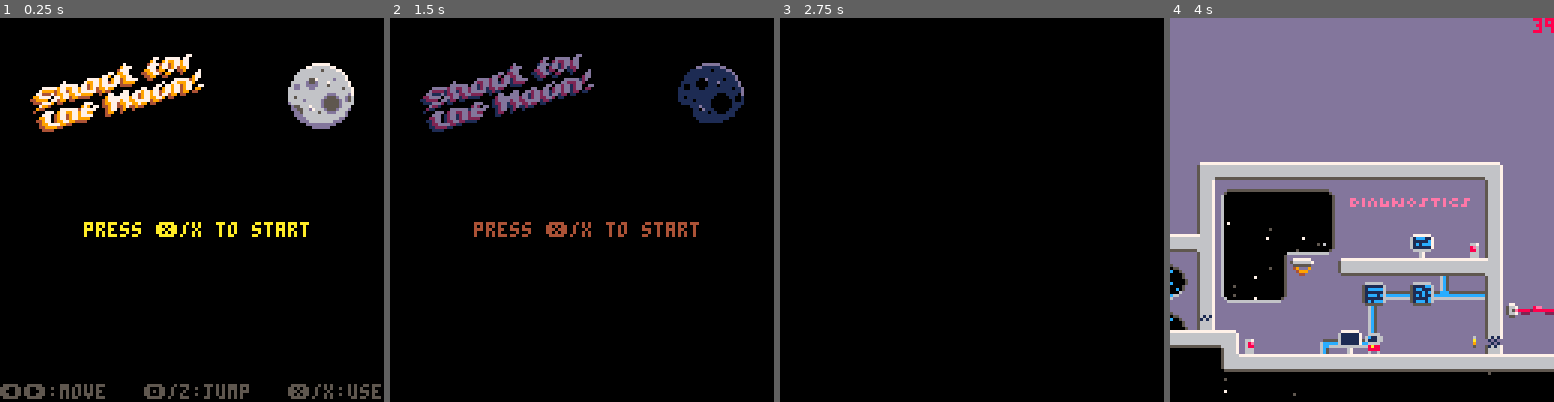
Above: before the commit, frames 1-4 (left to right).
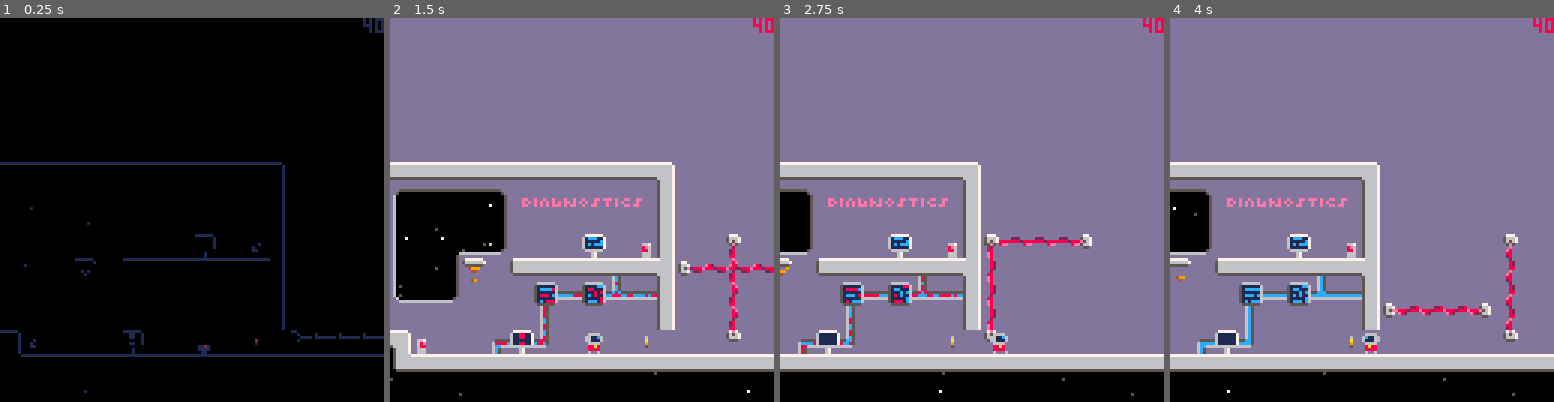
Above: after the commit, the same moments.

Repository: jgradim/gameoff-2020
Game: PICO-8 cartridge moonshot.p8
The game is run twice, just before and just after one commit, with the same random seed, the same clock (stepped at 60 frames per second) and the same inputs.
Inputs:
- Up to frame 1 (0.25 s): no input
- Up to frame 2 (1.5 s): tap X (X key) at 0.33, 1.07 s; tap O (Z key) at 0.7 s
- Up to frame 3 (2.75 s): hold Right 1.6-2.1 s; tap O (Z key) at 1.7, 2.1, 2.5 s; tap X (X key) at 1.85 s; hold Up 2.15-2.42 s; hold Right from 2.47 s (still down)
- Up to frame 4 (4 s): tap O (Z key) at 2.9, 3.3, 3.7 s; tap X (X key) at 2.97 s; release Right at 3.03 s; hold Left 3.08-3.58 s; hold Down 3.63-3.97 s

The runs differ from the first frame. In frame 1, 11% of the frame differs, in the area x 0-100%, y 0-100%; in frame 2, 84%; in frame 3, 91%, in the area x 0-100%, y 0-99%; in frame 4, 25%.

Commit message:
wip: player unlocker
- [x] adjust first gap width for easier jump
- [x] move lasers and checkpoints to tab 3

Diff:
--- a/moonshot.p8
+++ b/moonshot.p8
@@ -77,6 +77,9 @@
  63,63,63,63,63,62,63,63,
  62,63,63,63,63,63,63,
 }
+anim_player_unlocker={
+ 5,1,5,1,5,1,3,1
+}
 
 ------------------
 ---rect sprites---
@@ -111,138 +114,6 @@
 rect_title={
  x=0,y=96,w=121,h=57
 }
-
-function lerp(from,to,perc)
- return (1-perc)*to+perc*from;
-end
-
-function move_smooth(
- e,from,to,spd
-)
- local x=from[1]
- local y=from[2]
- local dx=(to[1]-from[1])+.5
- local dy=(to[2]-from[2])+.5
-
- --TODO: remove t()
- local f=ef_smooth(
-  abs(t()%spd-(spd/2))/(spd/2)
- )
-
- e.x+=bucket(x+dx*f-e.x)
- e.y+=bucket(y+dy*f-e.y)
-end
-
-function init_laser(
- from,to,dir,len
-)
- local s=2
- local m=8
- local h=14
-
- from=from or {0,0}
- to=to or {0,0}
- dir=dir or "h"
- len=len or 0
-
- return init_interactable({
-  sp=dir=="h" and sp_laser_h
-   or sp_laser_v,
-  x=from[1],
-  y=from[2],
-  from=from,
-  to=to,
-  dir=dir,
-  len=len,
-  anim={1,2,3,4,5,6,7,8},--frame
-  anim_cursor=1,
-  frame=1,
-  w=dir=="h" and len or 4,
-  h=dir=="v" and len or 4,
-  pals={
-   [1]={h,m,s,s,s,s,m,h},
-   [2]={h,h,m,s,s,s,s,m},
-   [3]={m,h,h,m,s,s,s,s},
-   [4]={s,m,h,h,m,s,s,s},
-   [5]={s,s,m,h,h,m,s,s},
-   [6]={s,s,s,m,h,h,m,s},
-   [7]={s,s,s,s,m,h,h,m},
-   [9]={m,s,s,s,s,m,h,h},
-  },
-
-  on=true,
-
-  on_collide=function(l)
-   --printh("laser collided"..t())
-  end,
-  --collide=block,
-
-  on_update=function(l)
-   animate(l,1.5,true,"frame")
-
-   move_smooth(
-    l,l.from,l.to,5
-   )
-  end,
-
-  draw=function(l)
-   if (l.dir=="h") l:draw_h()
-   if (l.dir=="v") l:draw_v()
-  end,
-
-  draw_h=function(l)
-   local x=l.x+4
-   local y=l.y+2
-   local lhl=rect_laser_h_l
-   local lhr=rect_laser_h_r
-
-   if l.on then
-    for c1,p in pairs(l.pals) do
-     pal(c1,p[l.anim[l.frame]])
-    end
-    for i=0,l.len\8-1 do
-     spr(sp_laser_h,l.x+i*8,l.y)
-    end
-    pal()
-   end
-
-   sspr(
-    lhl.x,lhl.y,lhl.w,lhl.h,
-    l.x,l.y
-   )
-   sspr(
-    lhr.x,lhr.y,lhr.w,lhr.h,
-    l.x+l.len,l.y
-   )
-  end,
-
-  draw_v=function(l)
-   local x=l.x+4
-   local y=l.y+2
-   local lvu=rect_laser_v_u
-   local lvd=rect_laser_v_d
-
-   if l.on then
-    for c1,p in pairs(l.pals) do
-     pal(c1,p[l.anim[l.frame]])
-    end
-    for i=0,l.len\8-1 do
-     spr(sp_laser_v,l.x,l.y+i*8)
-    end
-    pal()
-   end
-
-   sspr(
-    lvu.x,lvu.y,lvu.w,lvu.h,
-    l.x,l.y
-   )
-   sspr(
-    lvd.x,lvd.y,lvd.w,lvd.h,
-    l.x,l.y+l.len
-   )
-  end,
- })
-end
 
 -------------------
 ---palette swaps---
@@ -309,57 +180,6 @@
  },
 }
 
------------------
----checkpoints---
------------------
-
-function set_checkpoint(x,y)
- checkpoint={
-  x=x,
-  y=y,
-  restore=function(c)
-   local p=player()
-   p.x=x
-   p.y=y
-   p.dx=0
-   p.dy=0
-   cam:shake()
-  end,
- }
-end
-
-checkpoint={}
-set_checkpoint(59*8,25*8)
-
-function init_checkpoint(x,y)
- return init_interactable({
-  sp=sp_checkpoint,
-  x=x,
-  y=y,
-  anim=anim_checkpoint,
-  anim_cursor=1,
-
-  on_collide=function(c)
-   set_checkpoint(c.x,c.y)
-  end,
-
-  on_update=function(c)
-   animate(c,2,true)
-  end,
-
-  draw=function(c)
-   local curr=c.x==checkpoint.x
-    and c.y==checkpoint.y
-
-   with_pal(
-    curr and pal_checkpoint_on
-     or pal_checkpoint_off,
-    sprfn(c.sp,c.x,c.y)
-   )
-  end,
- },opts)
-end
-
 ------------------
 ---sprite flags---
 ------------------
@@ -500,6 +320,9 @@
  -----------------
  local cp_corridor=
   init_checkpoint(47*8,30*8)
+
+ local cp_dbljmp=
+  init_checkpoint(1*8,18*8)
 
  ---------------
  --diagnostics--
@@ -656,8 +479,8 @@
  --------------------------
  dbljmp_plt=init_platform(
    9*8,16*8,
-   9*8,25*8,
-   false
+   9*8,26*8,
+   true
  )
 
  dbljmp_door=
@@ -670,7 +493,7 @@
    sp=sp_button_left,
    sp_pal=pal_button_off,
    x=7*8,
-   y=18*8,
+   y=15*8,
    tooltip="❎",
 
    active=false,
@@ -689,9 +512,10 @@
   end,
   })
 
- dbljump_btn_broken=
-  init_animated({
-  })
+ dbljmp_player_unlock=
+  init_player_unlocker(
+   3,18,p_colors.yellow
+  )
 
  -------------------
  ---glider unlock---
@@ -704,9 +528,10 @@
  return {
   --checkpoints
   cp_corridor,
+  cp_dbljmp,
 
   -- dianostics
-  diag_jammed_door,
+  --diag_jammed_door,
   diag_screen_warn,
   diag_door,
   diag_plt,
@@ -718,15 +543,15 @@
   shaft_l1_plt,
   shaft_l1_btn,
 
+  -- corridor
+  corridor_hole,
+  corridor_btn,
+
   -- double jumper
   dbljmp_plt,
   dbljmp_door,
   dbljump_btn,
   dbljmp_player_unlock,
-
-  -- corridor
-  corridor_hole,
-  corridor_btn,
 
   --laser
   init_laser(
@@ -747,7 +572,7 @@
 ---title scene---
 -----------------
 
-start_game_at=nil
+start_game_at=0
 
 scene_title={
  start_at=nil,
@@ -811,6 +636,8 @@
  init=function()
   --btnp never repeats
   poke(0x5f5c,255)
+
+  set_checkpoint(65*8,28*8)
 
   --players
   players={
@@ -1964,6 +1791,210 @@
    then play_sfx("door_open")
    else play_sfx("door_close")
    end
+end
+
+-----------------
+---checkpoints---
+-----------------
+
+checkpoint={}
+
+function set_checkpoint(x,y)
+ checkpoint={
+  x=x,
+  y=y,
+  restore=function(c)
+   local p=player()
+   p.x=x
+   p.y=y
+   p.dx=0
+   p.dy=0
+   cam:shake()
+  end,
+ }
+end
+
+function init_checkpoint(x,y)
+ return init_interactable({
+  sp=sp_checkpoint,
+  x=x,
+  y=y,
+  anim=anim_checkpoint,
+  anim_cursor=1,
+
+  on_collide=function(c)
+   set_checkpoint(c.x,c.y)
+  end,
+
+  on_update=function(c)
+   animate(c,2,true)
+  end,
+
+  draw=function(c)
+   local curr=c.x==checkpoint.x
+    and c.y==checkpoint.y
+
+   with_pal(
+    curr and pal_checkpoint_on
+     or pal_checkpoint_off,
+    sprfn(c.sp,c.x,c.y)
+   )
+  end,
+ },opts)
+end
+
+---------------------
+---player unlocker---
+---------------------
+function init_player_unlocker(
+ tx,ty,sp_pal
+)
+ return init_interactable({
+  x=tx*8,
+  y=ty*8,
+  sp=5,
+  sp_pal=sp_pal,
+  anim=anim_player_unlocker,
+  anim_cursor=1,
+
+  unlocked=false,
+
+  on_collide=function(u)
+   u.tooltip="⬆️"
+  end,
+ })
+end
+
+------------
+---lasers---
+------------
+
+function move_smooth(
+ e,from,to,spd
+)
+ local x=from[1]
+ local y=from[2]
+ local dx=(to[1]-from[1])+.5
+ local dy=(to[2]-from[2])+.5
+
+ --TODO: remove t()
+ local f=ef_smooth(
+  abs(t()%spd-(spd/2))/(spd/2)
+ )
+
+ e.x+=bucket(x+dx*f-e.x)
+ e.y+=bucket(y+dy*f-e.y)
+end
+
+function init_laser(
+ from,to,dir,len
+)
+ local s=2
+ local m=8
+ local h=14
+
+ from=from or {0,0}
+ to=to or {0,0}
+ dir=dir or "h"
+ len=len or 0
+
+ return init_interactable({
+  sp=dir=="h" and sp_laser_h
+   or sp_laser_v,
+  x=from[1],
+  y=from[2],
+  from=from,
+  to=to,
+  dir=dir,
+  len=len,
+  anim={1,2,3,4,5,6,7,8},--frame
+  anim_cursor=1,
+  frame=1,
+  w=dir=="h" and len or 4,
+  h=dir=="v" and len or 4,
+  pals={
+   [1]={h,m,s,s,s,s,m,h},
+   [2]={h,h,m,s,s,s,s,m},
+   [3]={m,h,h,m,s,s,s,s},
+   [4]={s,m,h,h,m,s,s,s},
+   [5]={s,s,m,h,h,m,s,s},
+   [6]={s,s,s,m,h,h,m,s},
+   [7]={s,s,s,s,m,h,h,m},
+   [9]={m,s,s,s,s,m,h,h},
+  },
+
+  on=true,
+
+  on_collide=function(l)
+   --printh("laser collided"..t())
+  end,
+  --collide=block,
+
+  on_update=function(l)
+   animate(l,1.5,true,"frame")
+
+   move_smooth(
+    l,l.from,l.to,5
+   )
+  end,
+
+  draw=function(l)
+   if (l.dir=="h") l:draw_h()
+   if (l.dir=="v") l:draw_v()
+  end,
+
+  draw_h=function(l)
+   local x=l.x+4
+   local y=l.y+2
+   local lhl=rect_laser_h_l
+   local lhr=rect_laser_h_r
+
+   if l.on then
+    for c1,p in pairs(l.pals) do
+     pal(c1,p[l.anim[l.frame]])
+    end
+    for i=0,l.len\8-1 do
+     spr(sp_laser_h,l.x+i*8,l.y)
+    end
+    pal()
+   end
+
+   sspr(
+    lhl.x,lhl.y,lhl.w,lhl.h,
+    l.x,l.y
+   )
+   sspr(
+    lhr.x,lhr.y,lhr.w,lhr.h,
+    l.x+l.len,l.y
+   )
+  end,
+
+  draw_v=function(l)
+   local x=l.x+4
+   local y=l.y+2
+   local lvu=rect_laser_v_u
+   local lvd=rect_laser_v_d
+
+   if l.on then
+    for c1,p in pairs(l.pals) do
+     pal(c1,p[l.anim[l.frame]])
+    end
+    for i=0,l.len\8-1 do
+     spr(sp_laser_v,l.x,l.y+i*8)
+    end
+    pal()
+   end
+
+   sspr(
+    lvu.x,lvu.y,lvu.w,lvu.h,
+    l.x,l.y
+   )
+   sspr(
+    lvd.x,lvd.y,lvd.w,lvd.h,
+    l.x,l.y+l.len
+   )
+  end,
+ })
 end
 
 -->8
@@ -2941,7 +2972,7 @@
 a257797c795850797979797979797979797979797979797979797979797979797979797979797979797979507979797a79507979797979797979797979797979797979797979797979797979797979797979797979797979797979797979797979797979797979797979797979797979797979797979797979797979797979a3
 a27b4749477b5271797979797979797979797979797979797979797979797979797979797979797979797950796a797979507979797979797979797979797979797979797979797979797979797979797979797979797979797979797979797979797979797979797979797979797979797979797979797979797979797979a3
 a27747477c785079797979797979797979797979797979797979797979797979797979797979797979797950795779797950797979797979797979797979797979797979797979797979797979797979797979797979797979797979797979797979797979797979797979797979797979797979797979797979797979798493
-a209057958797979797979797979797979797979797979797979797979797979797979797979797979797950795879797950797979797979797979797979797979797979797979797979797979797979797979797979797979797979797979797979797979797979797979797979797979797979797979797979797984a49300
+a279797958797979797979797979797979797979797979797979797979797979797979797979797979797950795879797950797979797979797979797979797979797979797979797979797979797979797979797979797979797979797979797979797979797979797979797979797979797979797979797979797984a49300
 92a4a4a4a4a4b07179797950797979797979797979797979797979797979797979797979797979797979795079577979795079797979797979797979797979797979797979797979797979797979797979797979797979797979797979797979797979797979797979797979797979797979797979797979797984a493000000
 00000000008295797979795079797979797979797979797979797979797979797979797979797979797979507957797979507979797979797979797979797979797979797979797979797979797979797979797979797979797979797979797979797979797979797979797979797979797979797979797984a4930000000000
 0000000082957979797979507979797979797979797979797979797979797979797979797979797979797950797a79797950797979797979797979797979797979797979797979797979797979797979797979797979797979797979797979797979797979797979797979797979797979797979797984a49300000000000000
@@ -2952,7 +2983,7 @@
 0000000092857979797979797979797979795b5c5c5c5c5c5d79797979797979797979898a8a8a8b79797954484848697979a98d9a9a9c8b505b5c5d79797040404043405179797979797979797979797979797979797979797979797979797979797979797979797979797984a4930000000000000000000000000000000000
 0000000000928579797979797979797979795b5c5c5c5c5c5d79707179797071797979999a9a9a9b797040737979797a7979899d9a9a8cab506b6c6d7979797c477b4948537979797979797979797979797979797979797979797979797979797979797979797979797984a49300000000000000000000000000000000000000
 00000000000092a4a4a4a4857979797979795b5cb4a4b55c5d79797979797979797979a98d8caaab79797979797979797979999a9a9a9c8b79797979797979587979797950797979797979797979797979797979797979797979797979797979797979797979797984a493000000000000000000000000000000000000000000
-000000000000000000000092a485797979796b6c6c6c6c6c6d79797979797979797979899d9c8b7979797979797979797984afbfbfbfaea4a4857979796748787979797d7979797979797979797979797979797979797979797979797979797979797979797984a4930000000000000000000000000000000000000000000000
+000000000000000000000092a485797979796b6c6c6c6c6c6d79797979797979797979899d9c8b7979797979797979797984a4afbfbfaea4a4857979796748787979797d7979797979797979797979797979797979797979797979797979797979797979797984a4930000000000000000000000000000000000000000000000
 0000000000000000000000000092a485797979797979797979797979797979797979899d9a9a9c8b797979797979797984930000000000000092a4a4a4a4a4a4a4a4a4a4a4a4a4a4a4a4a4a4a4a4a4a4a4a4a4a4a4a4a4a4a4a4a4a4a4a4a4a4a4a4a4a4a4a49300000000000000000000000000000000000000000000000000
 00000000000000000000000000000092a4a4a4a4a4a4a4a4a4a4a4a4a4a4a4a4a4a4a4a4a4a4a4a4a4a4a4a4a4a4a4a49300000000000000000000000000000000000000000000000000000000000000000000000000000000000000000000000000000000000000000000000000000000000000000000000000000000000000
 
